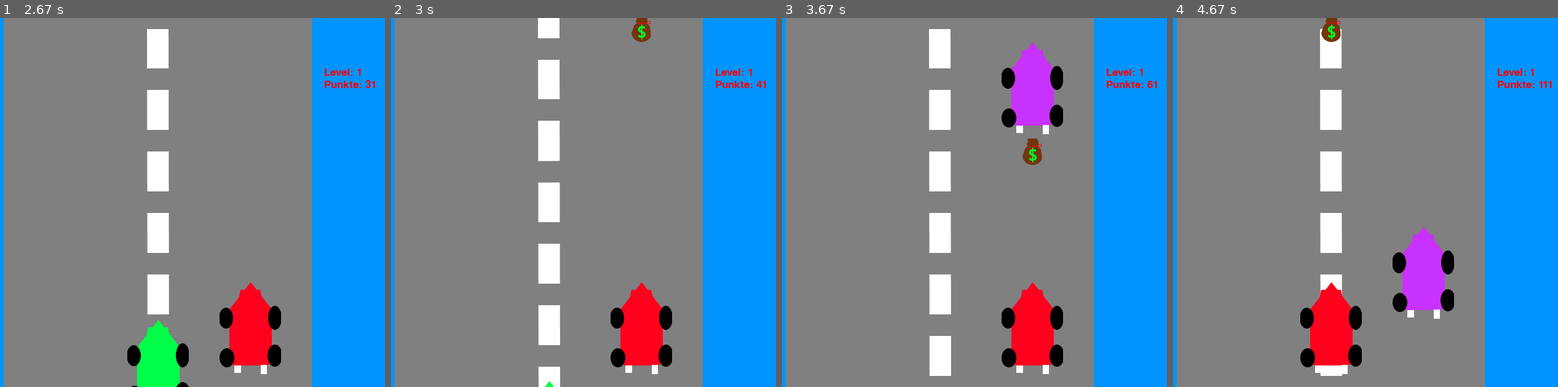
Above: before the commit, frames 1-4 (left to right).
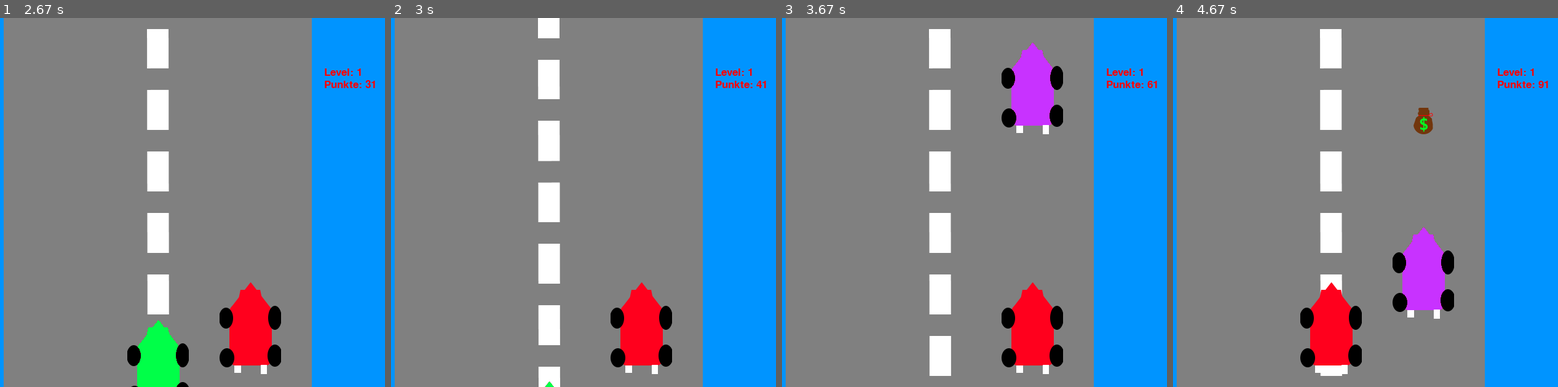
Above: after the commit, the same moments.

Repository: Otacon32/StreetRacer-pygame
Game: pygame game, started from Street_Race/Main.py
Same seed, same stepped clock (60 frames per second), same inputs: the game is played once before the commit and once after it.
Inputs:
- Up to frame 1 (2.67 s): hold Right 0.33-0.8 s; hold Right 0.83-1.3 s; hold Left 1.33-1.87 s; hold Right from 2.33 s (still down)
- Up to frame 2 (3 s): release Right at 2.97 s
- Up to frame 3 (3.67 s): hold Left 3-3.47 s; hold Right from 3.5 s (still down)
- Up to frame 4 (4.67 s): release Right at 3.97 s; hold Right 4-4.47 s; hold Left from 4.5 s (still down)

Frame 1 is identical in both runs. In frame 2, 0.3% of the frame differs, in the area x 62-68%, y 0-7%; in frame 3, 0.3%; in frame 4, 0.6%, in the area x 38-99%, y 0-32%.

Commit message:
Update Main.py

Diff:
--- a/Street_Race/Main.py
+++ b/Street_Race/Main.py
@@ -183,7 +183,7 @@
     #--------------------Money Bag!-----------------------------
     if money_bag_counter == 0:
         money_chance = randint(1, 100)
-    if money_bag_counter == 0 and money_chance in range(1,20):
+    if money_bag_counter == 0 and money_chance in range(1,3):
         rnd_mon = randint(0, 2)
         random_money = int(rnd_mon)
         money_bag_counter = 1
